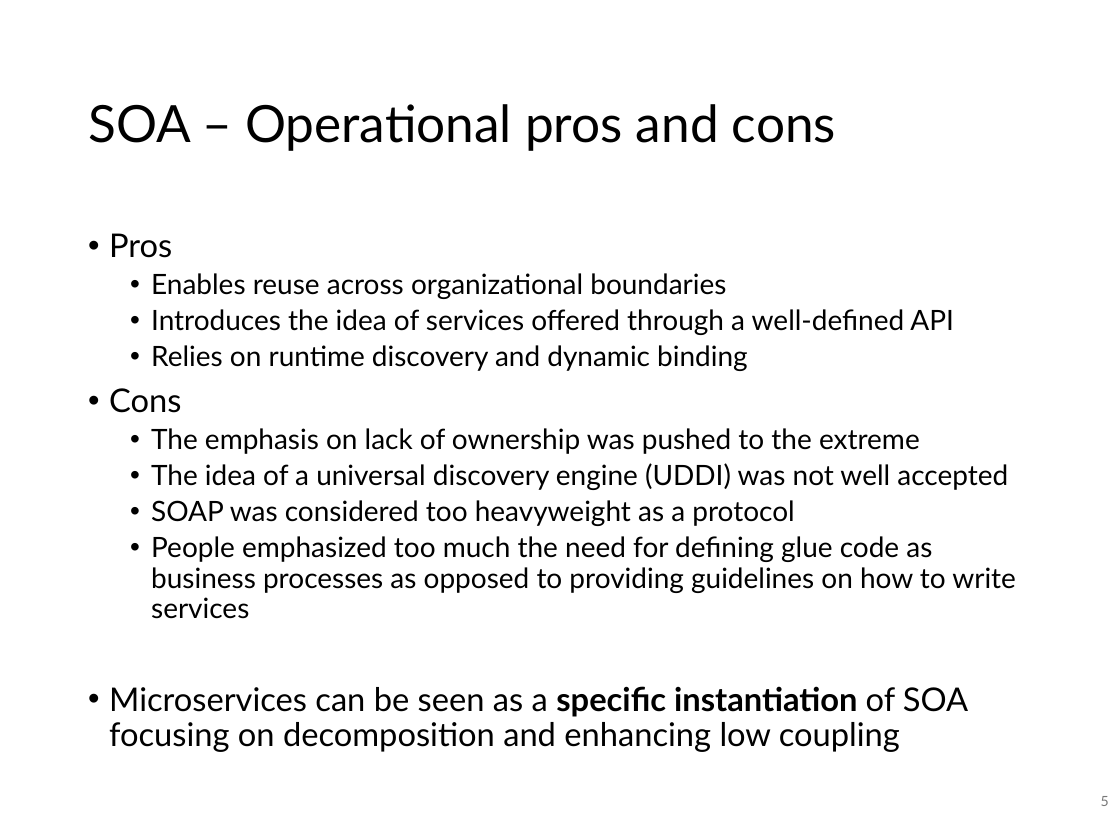
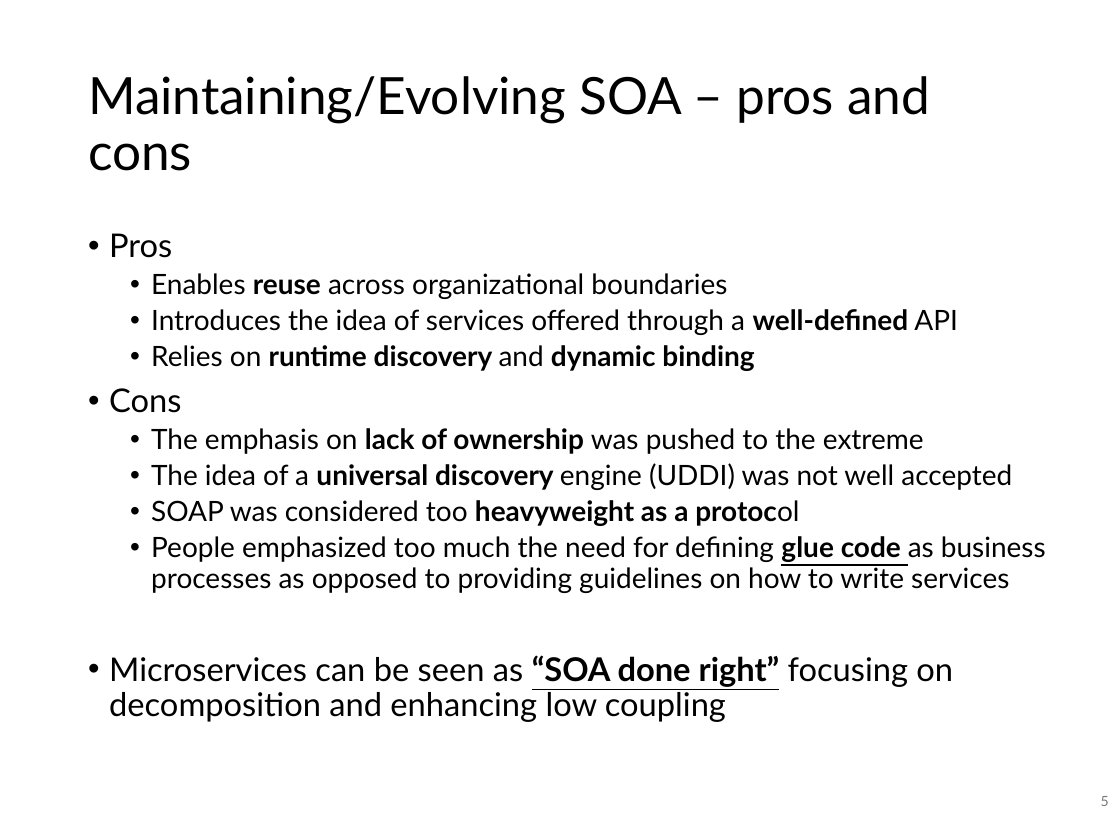
Before and after one commit to SannioEvolution/Material, a slide deck: slide 5 of 20 - Orchestration and AIOps.pptx. Drawn at 1120x840 pixels with LibreOffice and Linux fonts; fonts in the diff are those of the drawing. Boxes give left, top, right and bottom in pixels: in the first picture for what was removed or moved away, otherwise in the second. Text is boxed around its words. In the diff, an @@ line names an element or a change of style, - is before the commit and + after.

```diff
--- a/20 - Orchestration and AIOps.pptx
+++ b/20 - Orchestration and AIOps.pptx
@@ title at box(88, 76, 930, 171): text changed @@
-SOA – Operational pros and cons
+Maintaining/Evolving SOA – pros and cons
@@ text at box(151, 273, 1046, 593): bold on in "reuse", "well-defined", "runtime discovery dynamic binding", "lack of ownership" and 3 more places; underline on in "glue code" @@
@@ text at box(109, 655, 953, 722): text changed @@
-• Microservices can be seen as a specific instantiation of SOA focusing on decomposition and enhancing low coupling
+• Microservices can be seen as “SOA done right” focusing on decomposition and enhancing low coupling
```
Also in this commit, not shown: 12 other slides changed, 6 slides added, 1 slide removed, 1 other file.
